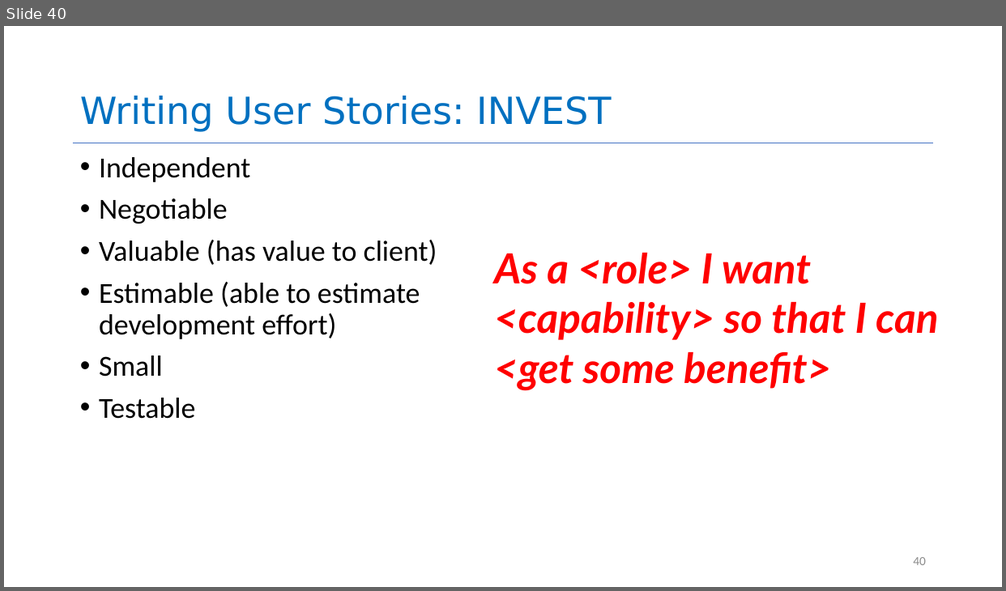
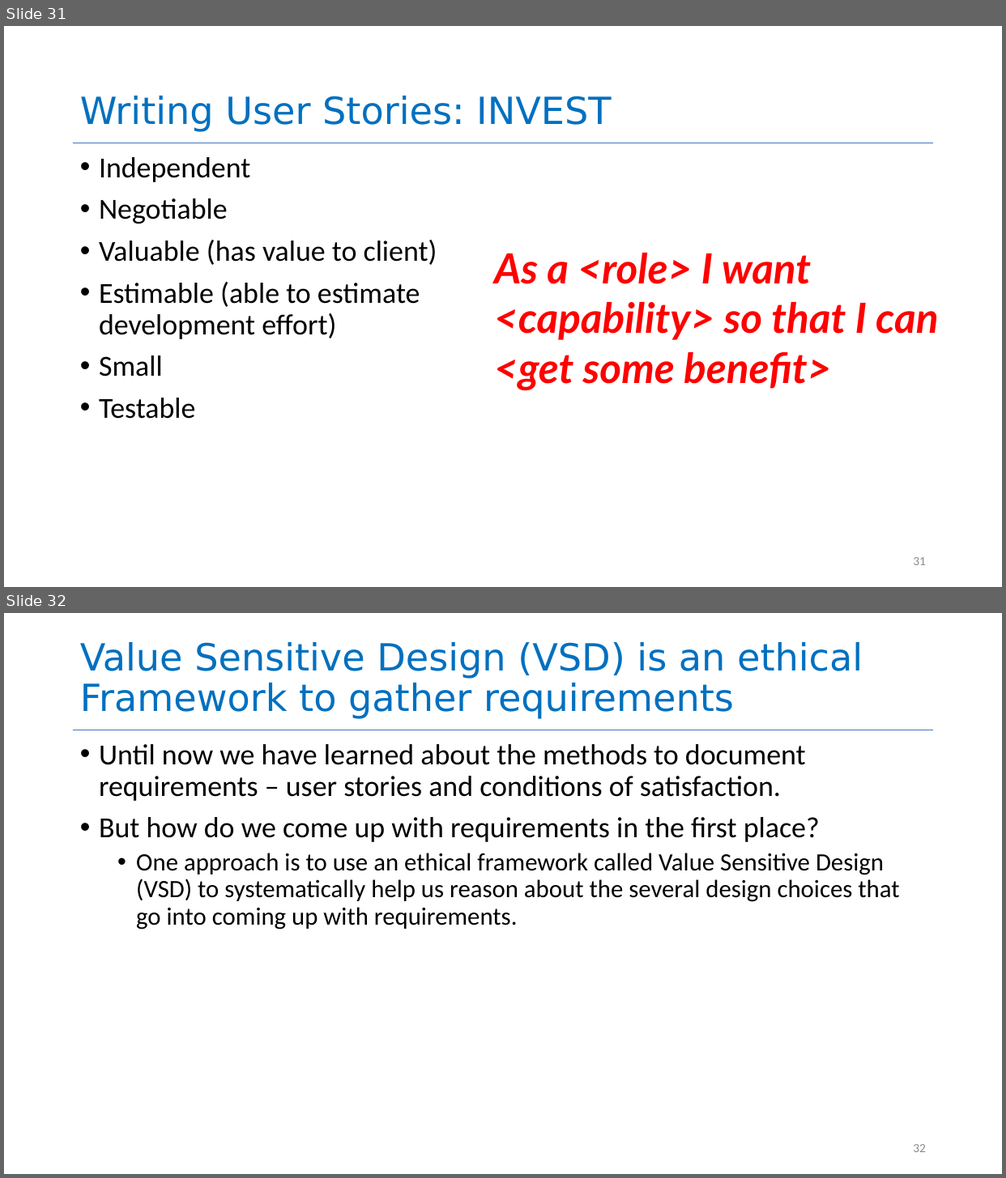
Before and after one commit to yashburshe/CS4530-Fall-2025, a slide deck: Slides/Module 01.2 Requirements Gathering.pptx. Shown one above the other, each under a label of ours: slide 40 before the commit, slides 31 and 32 after it. The pictures are 1006x591 and 1006x1178 pixels, drawn with LibreOffice and Linux fonts; fonts in the diff are those of the drawing. Boxes give left, top, right and bottom in pixels: in the first picture for what was removed or moved away, otherwise in the second. Text is boxed around its words. In the diff, an @@ line names an element or a change of style, - is before the commit and + after.

```diff
--- a/Slides/Module 01.2 Requirements Gathering.pptx
+++ b/Slides/Module 01.2 Requirements Gathering.pptx
@@ slide 32 added at [4, 613, 1002, 1174], background #FFFFFF; not listed: 1 template element that a slide beside it also shows @@
@@ title added at [80, 642, 863, 719], 36 pt, text #0070C0 @@
+Value Sensitive Design (VSD) is an ethical Framework to gather requirements
@@ text added at [99, 744, 899, 930], 24 pt, text #000000 @@
+• Until now we have learned about the methods to document requirements – user stories and conditions of satisfaction.
+• But how do we come up with requirements in the first place?
+  • One approach is to use an ethical framework called Value Sensitive Design (VSD) to systematically help us reason about the several design choices that go into coming up with requirements.
@@ page number added at [913, 1144, 926, 1152], 12 pt, text #8C8C8C @@
+32
@@ what was slide 40 is now slide 31 @@
@@ page number at [913, 557, 926, 565]: text changed @@
-40
+31
```
Also in this commit, not shown: 2 slides changed, 2 other files.
